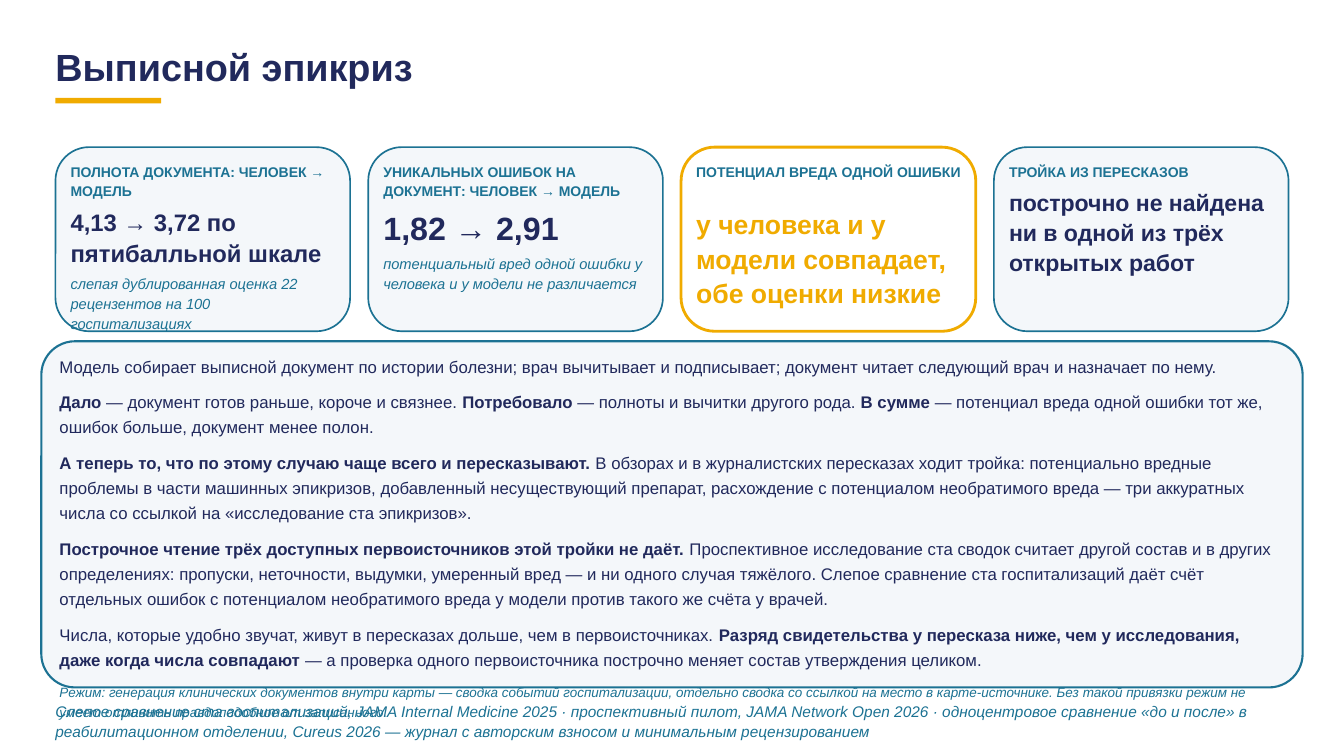
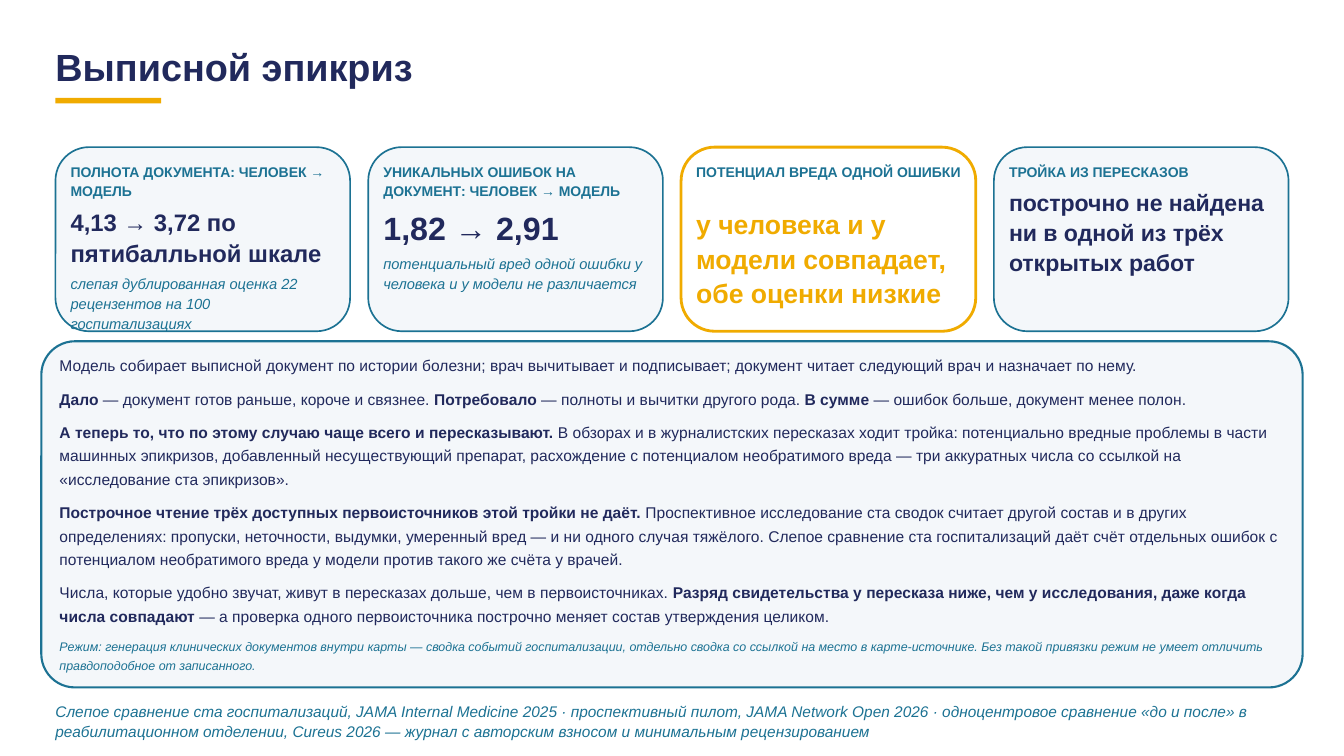
Before and after one commit to tellina-study/AI-usage-lessons, a slide deck: slide 65 of library/lectures/lec-07/rework/deck/lec-07-karkas.pptx. Drawn at 1344x756 pixels with LibreOffice and Linux fonts; fonts in the diff are those of the drawing. Boxes give left, top, right and bottom in pixels: in the first picture for what was removed or moved away, otherwise in the second. Text is boxed around its words. In the diff, an @@ line names an element or a change of style, - is before the commit and + after.

Commit message:
#229 сборщик: отбивка абзацев теперь считается везде — проверка перестала врать; семь кадров приведены под предел, две пробы добавлены

```diff
--- a/library/lectures/lec-07/rework/deck/lec-07-karkas.pptx
+++ b/library/lectures/lec-07/rework/deck/lec-07-karkas.pptx
@@ text at bbox=[59, 359, 1278, 673]: size 12 to 11.1 pt in "Модель собирает выписной документ по истории болезни; ...", "А теперь то, что по этому случаю ...", "Построчное чтение трёх доступных первоисточников этой тройки ...", "Числа, которые удобно звучат, живут в пересказах ..."; size 9.6 to 8.9 pt in "Режим: генерация клинических документов внутри карты — ..." @@
@@ text at bbox=[59, 392, 1186, 408]: text changed; size 12 to 11.1 pt @@
-Дало — документ готов раньше, короче и связнее. Потребовало — полноты и вычитки другого рода. В сумме — потенциал вреда одной ошибки тот же, ошибок больше, документ менее полон.
+Дало — документ готов раньше, короче и связнее. Потребовало — полноты и вычитки другого рода. В сумме — ошибок больше, документ менее полон.
```
Also in this commit, not shown: 35 other slides changed, 12 other files.
